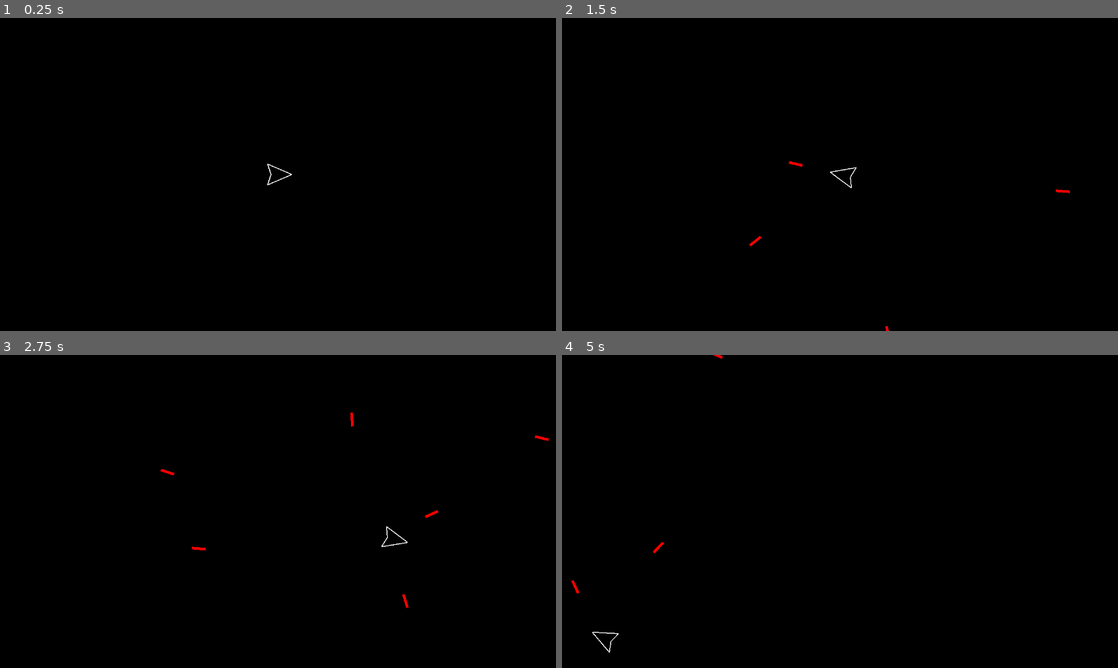
Above: before the commit, frames 1-4 (two rows, left to right).
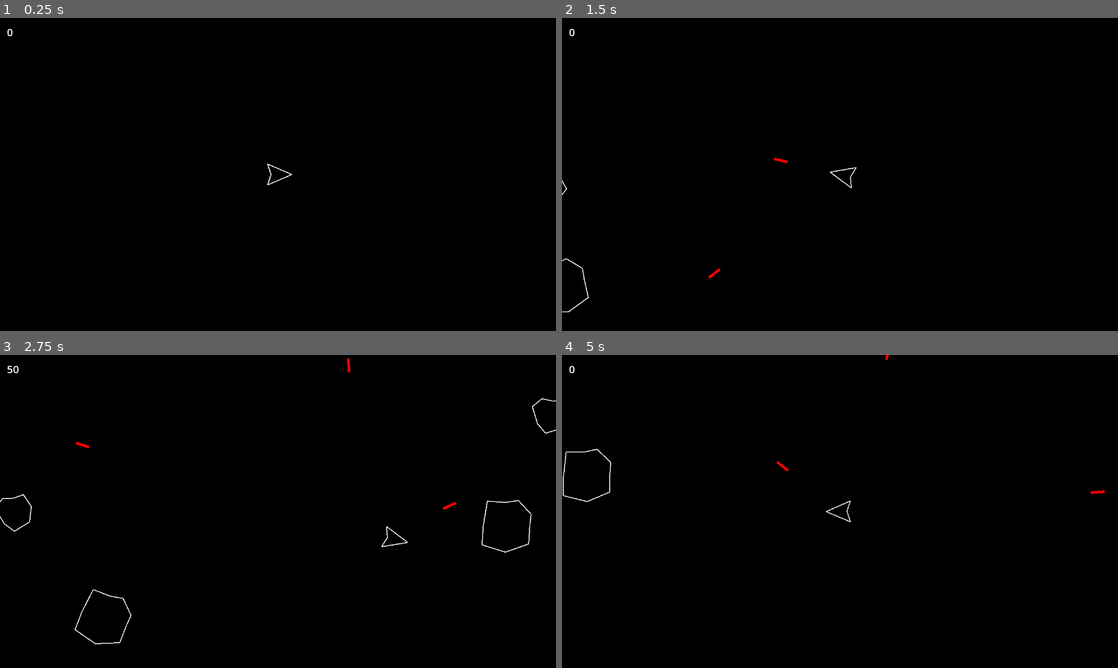
Above: after the commit, the same moments.

Repository: drewlarso/asteroids
Game: Godot game, scene res://scenes/main.tscn
Same seed, same stepped clock (60 frames per second), same inputs: the game is played once before the commit and once after it.
Inputs (mouse positions are in pixels of both pictures, inside the frame that each line leads up to):
- Up to frame 1 (0.25 s): no input
- Up to frame 2 (1.5 s): tap Enter at 0.5 s; hold Right (right) 0.53-1.28 s; hold Space (shoot) 0.53-1.28 s; hold Down (down) from 1.28 s (still down); tap Space (shoot) at 1.35 s
- Up to frame 3 (2.75 s): release Down (down) at 2.03 s; hold Right (right) from 2.03 s (still down); hold Space (shoot) from 2.03 s (still down)
- Up to frame 4 (5 s): release Right (right) at 2.78 s; release Space (shoot) at 2.78 s; hold Up (up) 2.78-3.5 s; tap Space (shoot) at 2.85 s; click (840, 511) at 3.5 s, where only the run after the commit has a clickable "Game over! Click to restart"; hold Left (left) from 4.28 s (still down); hold Space (shoot) from 4.28 s (still down)

The runs differ from the first frame. In frame 1, less than 0.1% of the frame differs, in the area x 1-3%, y 3-6%; in frame 2, 0.2%; in frame 3, 0.6%, in the area x 0-100%, y 1-93%; in frame 4, 0.4%.

Commit message:
added asteroids and game functionality

Diff:
--- /dev/null
+++ b/resources/collider_asteroid_big.tres
@@ -0,0 +1,4 @@
+[gd_resource type="CircleShape2D" format=3 uid="uid://dmfxoo43a13xi"]
+
+[resource]
+radius = 64.0
--- /dev/null
+++ b/resources/collider_asteroid_medium.tres
@@ -0,0 +1,4 @@
+[gd_resource type="CircleShape2D" format=3 uid="uid://c6skgmio67dns"]
+
+[resource]
+radius = 40.0
--- /dev/null
+++ b/resources/collider_asteroid_small.tres
@@ -0,0 +1,4 @@
+[gd_resource type="CircleShape2D" format=3 uid="uid://b3eq3dewwal2y"]
+
+[resource]
+radius = 16.0
--- /dev/null
+++ b/scenes/asteroids/asteroid.tscn
@@ -0,0 +1,13 @@
+[gd_scene load_steps=3 format=3 uid="uid://c3ej1ab34mcir"]
+
+[ext_resource type="Script" path="res://scripts/asteroid.gd" id="1_owvoa"]
+[ext_resource type="Shape2D" uid="uid://dmfxoo43a13xi" path="res://resources/collider_asteroid_big.tres" id="2_vcv3f"]
+
+[node name="Asteroid" type="CharacterBody2D"]
+collision_layer = 4
+collision_mask = 2
+motion_mode = 1
+script = ExtResource("1_owvoa")
+
+[node name="CollisionShape2D" type="CollisionShape2D" parent="."]
+shape = ExtResource("2_vcv3f")
--- /dev/null
+++ b/scenes/asteroids/polygon_asteroid_big.tscn
@@ -0,0 +1,9 @@
+[gd_scene load_steps=2 format=3 uid="uid://1mejh4dthp2y"]
+
+[ext_resource type="PackedScene" uid="uid://ck4f40b7f83qx" path="res://scenes/components/outline.tscn" id="1_af53b"]
+
+[node name="Polygon2D" type="Polygon2D"]
+polygon = PackedVector2Array(0, -64, 40, -48, 48, -24, 64, 16, 24, 56, -32, 64, -48, 24, -64, -32, -24, -48)
+
+[node name="Outline" parent="." node_paths=PackedStringArray("polygon") instance=ExtResource("1_af53b")]
+polygon = NodePath("..")
--- /dev/null
+++ b/scenes/asteroids/polygon_asteroid_medium.tscn
@@ -0,0 +1,9 @@
+[gd_scene load_steps=2 format=3 uid="uid://uxm2c2n3umfa"]
+
+[ext_resource type="PackedScene" uid="uid://ck4f40b7f83qx" path="res://scenes/components/outline.tscn" id="1_5run3"]
+
+[node name="Polygon2D" type="Polygon2D"]
+polygon = PackedVector2Array(8, -32, 32, -32, 40, 0, 24, 32, -16, 40, -32, 16, -40, -24, -16, -40)
+
+[node name="Outline" parent="." node_paths=PackedStringArray("polygon") instance=ExtResource("1_5run3")]
+polygon = NodePath("..")
--- /dev/null
+++ b/scenes/asteroids/polygon_asteroid_small.tscn
@@ -0,0 +1,9 @@
+[gd_scene load_steps=2 format=3 uid="uid://df104fain1rps"]
+
+[ext_resource type="PackedScene" uid="uid://ck4f40b7f83qx" path="res://scenes/components/outline.tscn" id="1_7p6oa"]
+
+[node name="Polygon2D" type="Polygon2D"]
+polygon = PackedVector2Array(8, -16, 16, 0, 16, 8, -8, 16, -16, 8, -8, -16)
+
+[node name="Outline" parent="." node_paths=PackedStringArray("polygon") instance=ExtResource("1_7p6oa")]
+polygon = NodePath("..")
--- a/scenes/laser.tscn
+++ b/scenes/laser.tscn
@@ -23,3 +23,8 @@
 polygon = NodePath("..")
 color = Color(1, 0, 0, 1)
 width = 6
+
+[node name="VisibleOnScreenNotifier2D" type="VisibleOnScreenNotifier2D" parent="."]
+
+[connection signal="body_entered" from="." to="." method="_on_body_entered"]
+[connection signal="screen_exited" from="VisibleOnScreenNotifier2D" to="." method="_on_visible_on_screen_notifier_2d_screen_exited"]
--- a/scenes/main.tscn
+++ b/scenes/main.tscn
@@ -1,8 +1,17 @@
-[gd_scene load_steps=2 format=3 uid="uid://cjl4rdd3m53ip"]
+[gd_scene load_steps=3 format=3 uid="uid://cjl4rdd3m53ip"]
 
 [ext_resource type="Script" path="res://scripts/main.gd" id="1_3nvgu"]
+[ext_resource type="PackedScene" uid="uid://do0o0dxudg2ie" path="res://scenes/ui.tscn" id="3_w2pte"]
 
 [node name="Main" type="Node2D"]
 script = ExtResource("1_3nvgu")
 
+[node name="CanvasLayer" type="CanvasLayer" parent="."]
+
+[node name="UI" parent="CanvasLayer" instance=ExtResource("3_w2pte")]
+
 [node name="Lasers" type="Node" parent="."]
+
+[node name="Asteroids" type="Node" parent="."]
+
+[connection signal="reset_button_clicked" from="CanvasLayer/UI" to="." method="_on_ui_reset_button_clicked"]
--- a/scenes/player.tscn
+++ b/scenes/player.tscn
@@ -7,6 +7,7 @@
 radius = 32.0
 
 [node name="Player" type="CharacterBody2D"]
+collision_mask = 4
 script = ExtResource("1_8vliu")
 shoot_delay = 0.25
 
@@ -14,7 +15,6 @@
 shape = SubResource("CircleShape2D_bjwrp")
 
 [node name="Polygon2D" type="Polygon2D" parent="."]
-color = Color(1, 1, 1, 0)
 polygon = PackedVector2Array(32, 0, -24, -24, -16, 0, -24, 24)
 
 [node name="Outline" parent="Polygon2D" node_paths=PackedStringArray("polygon") instance=ExtResource("1_w2c6h")]
--- /dev/null
+++ b/scenes/ui.tscn
@@ -0,0 +1,41 @@
+[gd_scene load_steps=4 format=3 uid="uid://do0o0dxudg2ie"]
+
+[ext_resource type="Script" path="res://scripts/ui.gd" id="1_x3scg"]
+
+[sub_resource type="LabelSettings" id="LabelSettings_8f5rh"]
+font_size = 24
+
+[sub_resource type="StyleBoxEmpty" id="StyleBoxEmpty_6r7qg"]
+
+[node name="UI" type="Control"]
+process_mode = 3
+layout_mode = 3
+anchors_preset = 15
+anchor_right = 1.0
+anchor_bottom = 1.0
+grow_horizontal = 2
+grow_vertical = 2
+script = ExtResource("1_x3scg")
+
+[node name="PointsLabel" type="Label" parent="."]
+layout_mode = 0
+offset_left = 16.0
+offset_top = 16.0
+offset_right = 128.0
+offset_bottom = 64.0
+text = "0"
+label_settings = SubResource("LabelSettings_8f5rh")
+
+[node name="ResetButton" type="Button" parent="."]
+layout_mode = 1
+anchors_preset = 15
+anchor_right = 1.0
+anchor_bottom = 1.0
+grow_horizontal = 2
+grow_vertical = 2
+theme_override_font_sizes/font_size = 64
+theme_override_styles/focus = SubResource("StyleBoxEmpty_6r7qg")
+text = "Game over!  Click to restart"
+flat = true
+
+[connection signal="pressed" from="ResetButton" to="." method="_on_reset_button_pressed"]
--- /dev/null
+++ b/scripts/asteroid.gd
@@ -0,0 +1,60 @@
+extends CharacterBody2D
+class_name Asteroid
+
+signal split(asteroid: Asteroid)
+
+enum Size {SMALL, MEDIUM, BIG}
+
+@export var my_size: Size = Size.BIG
+
+@onready var collision_shape: CollisionShape2D = $CollisionShape2D
+
+var collider_small: CircleShape2D = preload('res://resources/collider_asteroid_small.tres')
+var collider_medium: CircleShape2D = preload('res://resources/collider_asteroid_medium.tres')
+var collider_big: CircleShape2D = preload('res://resources/collider_asteroid_big.tres')
+var polygon_small: PackedScene = preload('res://scenes/asteroids/polygon_asteroid_small.tscn')
+var polygon_medium: PackedScene = preload('res://scenes/asteroids/polygon_asteroid_medium.tscn')
+var polygon_big: PackedScene = preload('res://scenes/asteroids/polygon_asteroid_big.tscn')
+
+var direction: Vector2 = Vector2.from_angle(randf_range(0, 2 * PI))
+var speed: int = 100
+var rotation_speed: float = randf_range(-0.01, 0.01)
+var radius: float = 64
+
+func _ready() -> void:
+	var polygon: Polygon2D
+	match my_size:
+		Size.SMALL:
+			collision_shape.shape = collider_small
+			polygon = polygon_small.instantiate()
+			speed = randi_range(250, 300)
+		Size.MEDIUM:
+			collision_shape.shape = collider_medium
+			polygon = polygon_medium.instantiate()
+			speed = randi_range(200, 250)
+		Size.BIG:
+			collision_shape.shape = collider_big
+			polygon = polygon_big.instantiate()
+			speed = randi_range(150, 200)
+	radius = collision_shape.shape.radius
+	add_child(polygon)
+
+func _physics_process(_delta: float) -> void:
+	velocity = direction * speed
+	move_and_slide()
+	rotate(rotation_speed)
+	wrap_screen()
+
+func wrap_screen() -> void:
+	var screen_size: Vector2 = get_viewport_rect().size
+	if position.x < -radius:
+		position.x = screen_size.x + radius
+	if position.x > screen_size.x + radius:
+		position.x = -radius
+	if position.y < -radius:
+		position.y = screen_size.y + radius
+	if position.y > screen_size.y + radius:
+		position.y = -radius
+
+func destroy() -> void:
+	split.emit(self)
--- a/scripts/laser.gd
+++ b/scripts/laser.gd
@@ -4,7 +4,7 @@
 @onready var radius = $CollisionShape2D.shape.radius
 
 var direction: Vector2 = Vector2(1, 0)
-var speed: int = 500
+var speed: int = 800
 var wrap_count: int = 0
 
 func _ready() -> void:
@@ -12,20 +12,11 @@
 
 func _physics_process(delta: float) -> void:
 	global_position += direction * speed * delta
-	wrap_screen()
 
-func wrap_screen() -> void:
-	if wrap_count > 1: queue_free()
-	var screen_size: Vector2 = get_viewport_rect().size
-	if position.x < -radius:
-		position.x = screen_size.x + radius
-		wrap_count += 1
-	if position.x > screen_size.x + radius:
-		position.x = -radius
-		wrap_count += 1
-	if position.y < -radius:
-		position.y = screen_size.y + radius
-		wrap_count += 1
-	if position.y > screen_size.y + radius:
-		position.y = -radius
-		wrap_count += 1
+func _on_body_entered(body: Node2D) -> void:
+	if body is Asteroid:
+		body.destroy()
+		queue_free()
+
+func _on_visible_on_screen_notifier_2d_screen_exited() -> void:
+	queue_free()
--- a/scripts/main.gd
+++ b/scripts/main.gd
@@ -1,18 +1,82 @@
 extends Node2D
 
+@export var max_asteroid_count: int = 10
+
+@onready var ui: Control = $CanvasLayer/UI
 @onready var laser_storage: Node = $Lasers
+@onready var asteroid_storage: Node = $Asteroids
 
+var asteroid_scene: PackedScene = preload('res://scenes/asteroids/asteroid.tscn')
 var player_scene: PackedScene = preload('res://scenes/player.tscn')
 var laser_scene: PackedScene = preload('res://scenes/laser.tscn')
 
+var asteroids: Array[Asteroid] = []
+var asteroid_spawn_delay: float = 0.5
+var game_over: bool = false
+var points: int = 0:
+	set(val):
+		points = val
+		ui.set_points_text(str(points))
+
 func _ready() -> void:
+	get_tree().paused = false
 	var player: Player = player_scene.instantiate()
 	player.global_position = get_viewport_rect().size / 2
 	player.laser_shot.connect(spawn_laser)
+	player.died.connect(trigger_game_over)
 	add_child(player)
+
+func _physics_process(delta: float) -> void:
+	asteroid_spawn_delay -= delta
+	if not asteroid_spawn_delay <= 0.0: return
+
+	if asteroids.size() < max_asteroid_count:
+		asteroid_spawn_delay = randf_range(0.5, 1.5)
+		spawn_asteroid()
 
 func spawn_laser(pos: Vector2, dir: Vector2) -> void:
 	var new_laser: Laser = laser_scene.instantiate()
 	new_laser.global_position = pos
 	new_laser.direction = dir
 	laser_storage.add_child(new_laser)
+
+func spawn_asteroid(my_position: Vector2 = Vector2.ZERO, size: Asteroid.Size = Asteroid.Size.BIG) -> void:
+	var screen_size: Vector2 = get_viewport_rect().size
+	var new_asteroid: Asteroid = asteroid_scene.instantiate()
+	if my_position == Vector2.ZERO:
+		var random_choice: float = randf()
+		if random_choice <= 0.5:
+			var random_x: float = randf_range(0, screen_size.x)
+			new_asteroid.position = Vector2(random_x, 0 - new_asteroid.radius)
+		else:
+			var random_y: float = randf_range(0, screen_size.y)
+			new_asteroid.position = Vector2(0 - new_asteroid.radius, random_y)
+	else:
+		new_asteroid.position = my_position
+	new_asteroid.my_size = size
+	new_asteroid.split.connect(split_asteroid)
+	asteroids.append(new_asteroid)
+	asteroid_storage.call_deferred('add_child', new_asteroid)
+
+func split_asteroid(asteroid: Asteroid) -> void:
+	match asteroid.my_size:
+		Asteroid.Size.SMALL:
+			points += 150
+		Asteroid.Size.MEDIUM:
+			points += 100
+			spawn_asteroid(asteroid.position, Asteroid.Size.SMALL)
+			spawn_asteroid(asteroid.position, Asteroid.Size.SMALL)
+		Asteroid.Size.BIG:
+			points += 50
+			spawn_asteroid(asteroid.position, Asteroid.Size.MEDIUM)
+			spawn_asteroid(asteroid.position, Asteroid.Size.MEDIUM)
+	asteroids.erase(asteroid)
+	asteroid.queue_free()
+
+func trigger_game_over() -> void:
+	game_over = true
+	ui.reset_button.visible = true
+	get_tree().paused = true
+
+func _on_ui_reset_button_clicked() -> void:
+	get_tree().reload_current_scene()
--- a/scripts/outline.gd
+++ b/scripts/outline.gd
@@ -3,6 +3,9 @@
 @export var polygon: Polygon2D
 @export var color: Color = Color.WHITE
 @export var width: int = 2
+
+func _ready() -> void:
+	polygon.color.a = 0
 
 func _draw() -> void:
 	if not polygon: return
--- a/scripts/player.gd
+++ b/scripts/player.gd
@@ -2,6 +2,7 @@
 class_name Player
 
 signal laser_shot(laser_position, laser_direction)
+signal died
 
 @export var max_speed: int = 400
 @export var acceleration: float = 10.0
@@ -16,6 +17,7 @@
 func _physics_process(delta: float) -> void:
 	shoot_timer = move_toward(shoot_timer, 0, delta)
 	move()
+	collide()
 	wrap_screen()
 	shoot()
 
@@ -31,6 +33,13 @@
 	velocity = velocity.limit_length(max_speed)
 	velocity = velocity.move_toward(Vector2.ZERO, acceleration / 3)
 	move_and_slide()
+
+func collide() -> void:
+	for i in get_slide_collision_count():
+		var collision = get_slide_collision(i)
+		var collider = collision.get_collider()
+		if collider is Asteroid:
+			died.emit()
 
 func wrap_screen() -> void:
 	var screen_size: Vector2 = get_viewport_rect().size
--- /dev/null
+++ b/scripts/ui.gd
@@ -0,0 +1,15 @@
+extends Control
+
+signal reset_button_clicked
+
+@onready var points_label: Label = $PointsLabel
+@onready var reset_button: Button = $ResetButton
+
+func _ready() -> void:
+	reset_button.visible = false
+
+func set_points_text(value: String) -> void:
+	points_label.text = value
+
+func _on_reset_button_pressed() -> void:
+	reset_button_clicked.emit()
